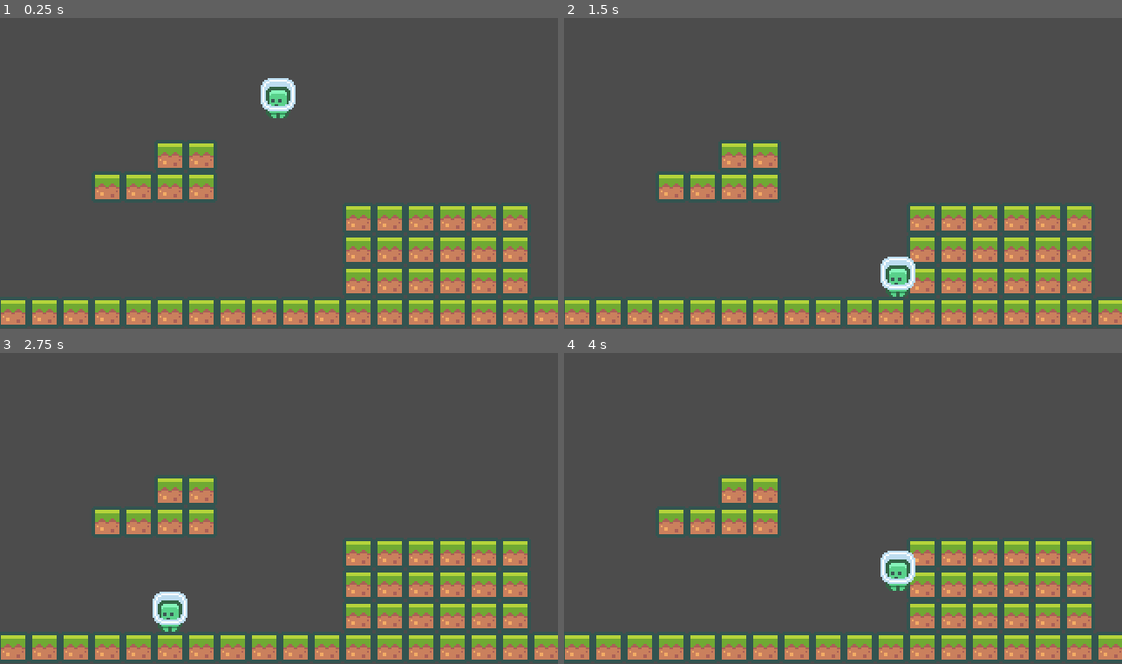
Above: before the commit, frames 1-4 (two rows, left to right).
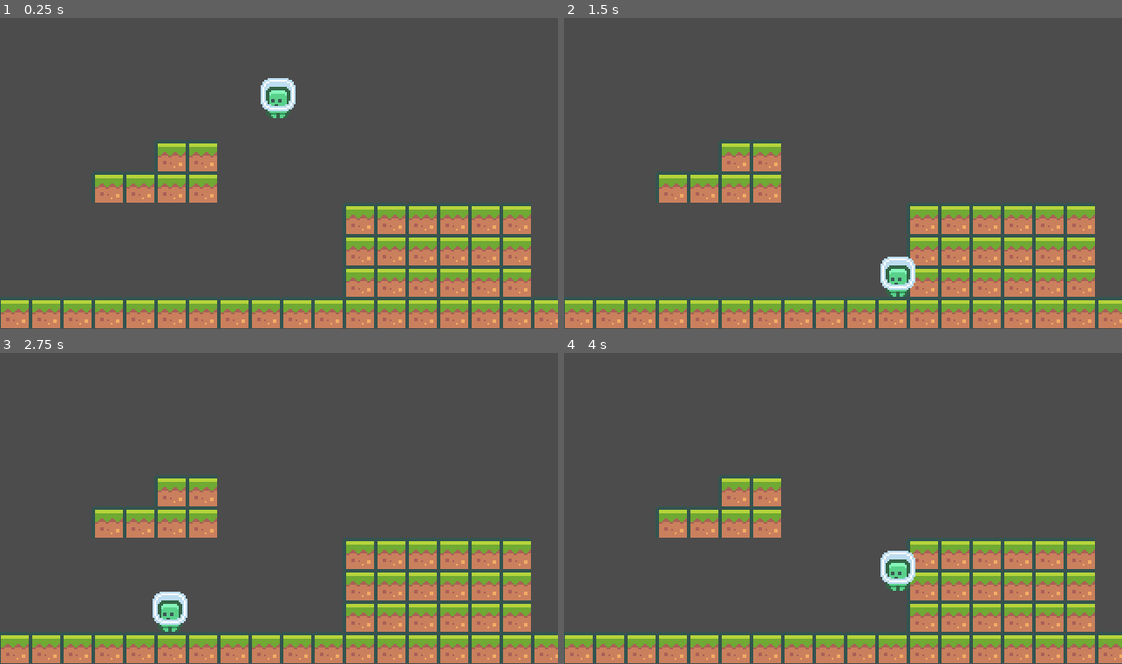
Above: after the commit, the same moments.

Repository: jackwkinsey/2d-platformer
Game: Godot game, scene res://scenes/Main.tscn
Same seed, same stepped clock (60 frames per second), same inputs: the game is played once before the commit and once after it.
Inputs:
- Up to frame 1 (0.25 s): no input
- Up to frame 2 (1.5 s): hold D (move_right) from 0.53 s (still down); tap Space (jump) at 0.77 s
- Up to frame 3 (2.75 s): tap Space (jump) at 1.52 s; release D (move_right) at 2.03 s; hold A (move_left) from 2.03 s (still down)
- Up to frame 4 (4 s): release A (move_left) at 2.78 s; hold D (move_right) from 2.78 s (still down); tap Space (jump) at 3.02, 3.77 s

The runs differ from the first frame. In frame 1, 5.7% of the frame differs, in the area x 0-100%, y 39-100%; in frame 2, 5.7%; in frame 3, 5.7%; in frame 4, 5.7%.

Commit message:
refactor: add new tileset asset & create autotile

Diff:
--- a/resources/tileset.tres
+++ b/resources/tileset.tres
@@ -1,17 +1,62 @@
-[gd_resource type="TileSet" load_steps=3 format=2]
+[gd_resource type="TileSet" load_steps=15 format=2]
 
 [ext_resource path="res://assets/tiles/tiles_packed.png" type="Texture" id=1]
 
 [sub_resource type="ConvexPolygonShape2D" id=1]
 points = PoolVector2Array( 0, 0, 18, 0, 18, 18, 0, 18 )
 
+[sub_resource type="ConvexPolygonShape2D" id=2]
+points = PoolVector2Array( 0, 0, 18, 0, 18, 18, 0, 18 )
+
+[sub_resource type="ConvexPolygonShape2D" id=3]
+points = PoolVector2Array( 18, 18, 0, 18, 0, 0, 18, 0 )
+
+[sub_resource type="ConvexPolygonShape2D" id=4]
+points = PoolVector2Array( 18, 18, 0, 18, 0, 0, 18, 0 )
+
+[sub_resource type="ConvexPolygonShape2D" id=5]
+points = PoolVector2Array( 18, 18, 0, 18, 0, 0, 18, 0 )
+
+[sub_resource type="ConvexPolygonShape2D" id=6]
+points = PoolVector2Array( 0, 0, 18, 0, 18, 18, 0, 18 )
+
+[sub_resource type="ConvexPolygonShape2D" id=7]
+points = PoolVector2Array( 18, 18, 0, 18, 0, 0, 18, 0 )
+
+[sub_resource type="ConvexPolygonShape2D" id=8]
+points = PoolVector2Array( 18, 18, 0, 18, 0, 0, 18, 0 )
+
+[sub_resource type="ConvexPolygonShape2D" id=9]
+points = PoolVector2Array( 18, 18, 0, 18, 0, 0, 18, 0 )
+
+[sub_resource type="ConvexPolygonShape2D" id=10]
+points = PoolVector2Array( 18, 18, 0, 18, 0, 0, 18, 0 )
+
+[sub_resource type="ConvexPolygonShape2D" id=11]
+points = PoolVector2Array( 18, 18, 0, 18, 0, 0, 18, 0 )
+
+[sub_resource type="ConvexPolygonShape2D" id=12]
+points = PoolVector2Array( 18, 18, 0, 18, 0, 0, 18, 0 )
+
+[sub_resource type="ConvexPolygonShape2D" id=13]
+points = PoolVector2Array( 18, 18, 0, 18, 0, 0, 18, 0 )
+
 [resource]
 0/name = "tiles_packed.png 0"
 0/texture = ExtResource( 1 )
 0/tex_offset = Vector2( 0, 0 )
 0/modulate = Color( 1, 1, 1, 1 )
-0/region = Rect2( 0, 0, 18, 18 )
-0/tile_mode = 0
+0/region = Rect2( 0, 162, 90, 54 )
+0/tile_mode = 1
+0/autotile/bitmask_mode = 1
+0/autotile/bitmask_flags = [ Vector2( 0, 0 ), 432, Vector2( 0, 1 ), 438, Vector2( 0, 2 ), 54, Vector2( 1, 0 ), 504, Vector2( 1, 1 ), 511, Vector2( 1, 2 ), 63, Vector2( 2, 0 ), 216, Vector2( 2, 1 ), 219, Vector2( 2, 2 ), 27, Vector2( 3, 0 ), 255, Vector2( 3, 1 ), 507, Vector2( 4, 0 ), 447, Vector2( 4, 1 ), 510 ]
+0/autotile/icon_coordinate = Vector2( 0, 0 )
+0/autotile/tile_size = Vector2( 18, 18 )
+0/autotile/spacing = 0
+0/autotile/occluder_map = [  ]
+0/autotile/navpoly_map = [  ]
+0/autotile/priority_map = [  ]
+0/autotile/z_index_map = [  ]
 0/occluder_offset = Vector2( 0, 0 )
 0/navigation_offset = Vector2( 0, 0 )
 0/shape_offset = Vector2( 0, 0 )
@@ -20,10 +65,82 @@
 0/shape_one_way = false
 0/shape_one_way_margin = 1.0
 0/shapes = [ {
-"autotile_coord": Vector2( 0, 0 ),
+"autotile_coord": Vector2( 1, 0 ),
 "one_way": false,
 "one_way_margin": 1.0,
 "shape": SubResource( 1 ),
 "shape_transform": Transform2D( 1, 0, 0, 1, 0, 0 )
+}, {
+"autotile_coord": Vector2( 0, 0 ),
+"one_way": false,
+"one_way_margin": 1.0,
+"shape": SubResource( 2 ),
+"shape_transform": Transform2D( 1, 0, 0, 1, 0, 0 )
+}, {
+"autotile_coord": Vector2( 2, 0 ),
+"one_way": false,
+"one_way_margin": 1.0,
+"shape": SubResource( 3 ),
+"shape_transform": Transform2D( 1, 0, 0, 1, 0, 0 )
+}, {
+"autotile_coord": Vector2( 3, 0 ),
+"one_way": false,
+"one_way_margin": 1.0,
+"shape": SubResource( 4 ),
+"shape_transform": Transform2D( 1, 0, 0, 1, 0, 0 )
+}, {
+"autotile_coord": Vector2( 4, 0 ),
+"one_way": false,
+"one_way_margin": 1.0,
+"shape": SubResource( 5 ),
+"shape_transform": Transform2D( 1, 0, 0, 1, 0, 0 )
+}, {
+"autotile_coord": Vector2( 0, 1 ),
+"one_way": false,
+"one_way_margin": 1.0,
+"shape": SubResource( 6 ),
+"shape_transform": Transform2D( 1, 0, 0, 1, 0, 0 )
+}, {
+"autotile_coord": Vector2( 1, 1 ),
+"one_way": false,
+"one_way_margin": 1.0,
+"shape": SubResource( 7 ),
+"shape_transform": Transform2D( 1, 0, 0, 1, 0, 0 )
+}, {
+"autotile_coord": Vector2( 2, 1 ),
+"one_way": false,
+"one_way_margin": 1.0,
+"shape": SubResource( 8 ),
+"shape_transform": Transform2D( 1, 0, 0, 1, 0, 0 )
+}, {
+"autotile_coord": Vector2( 3, 1 ),
+"one_way": false,
+"one_way_margin": 1.0,
+"shape": SubResource( 9 ),
+"shape_transform": Transform2D( 1, 0, 0, 1, 0, 0 )
+}, {
+"autotile_coord": Vector2( 4, 1 ),
+"one_way": false,
+"one_way_margin": 1.0,
+"shape": SubResource( 10 ),
+"shape_transform": Transform2D( 1, 0, 0, 1, 0, 0 )
+}, {
+"autotile_coord": Vector2( 0, 2 ),
+"one_way": false,
+"one_way_margin": 1.0,
+"shape": SubResource( 11 ),
+"shape_transform": Transform2D( 1, 0, 0, 1, 0, 0 )
+}, {
+"autotile_coord": Vector2( 1, 2 ),
+"one_way": false,
+"one_way_margin": 1.0,
+"shape": SubResource( 12 ),
+"shape_transform": Transform2D( 1, 0, 0, 1, 0, 0 )
+}, {
+"autotile_coord": Vector2( 2, 2 ),
+"one_way": false,
+"one_way_margin": 1.0,
+"shape": SubResource( 13 ),
+"shape_transform": Transform2D( 1, 0, 0, 1, 0, 0 )
 } ]
 0/z_index = 0
Binary file changed: assets/tiles/tiles_packed.png
